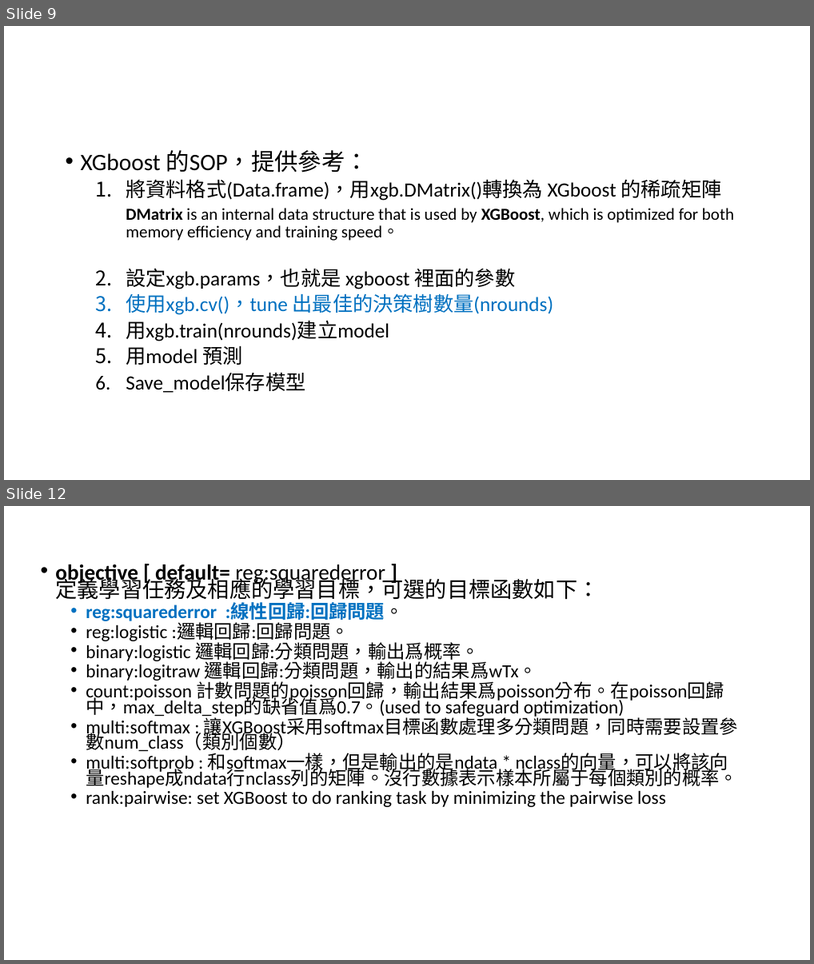
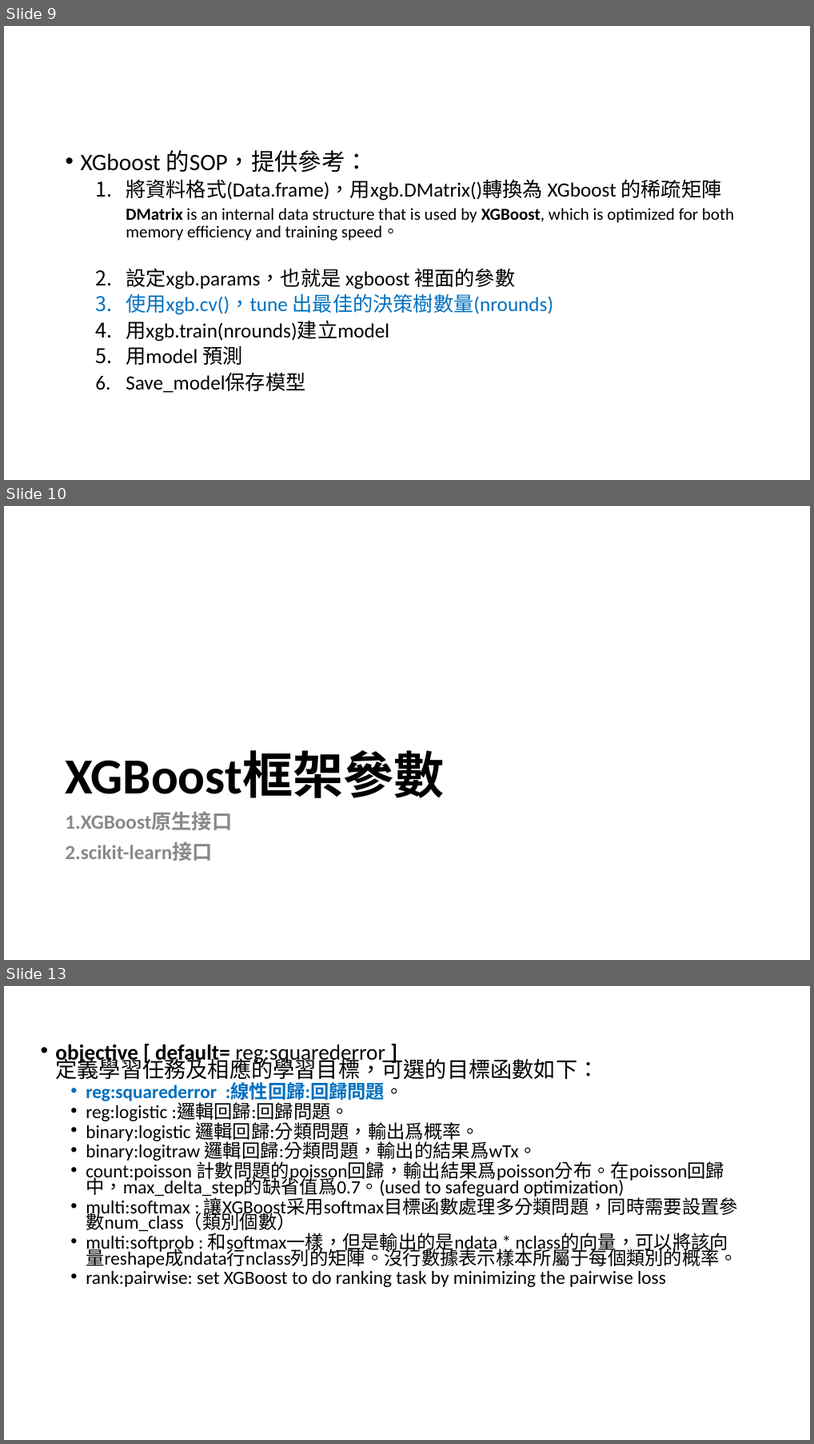
Before and after one commit to lokcyi/AI, a slide deck: ClassMaterial/20210308/XGBoost介紹.ppt. Shown one above the other, each under a label of ours: slides 9 and 12 before the commit, slides 9, 10 and 13 after it; the slides between them are not shown. The pictures are 814x964 and 814x1444 pixels, drawn with LibreOffice and Linux fonts; fonts in the diff are those of the drawing. Boxes give left, top, right and bottom in pixels: in the first picture for what was removed or moved away, otherwise in the second. Text is boxed around its words. In the diff, an @@ line names an element or a change of style, - is before the commit and + after.

```diff
--- a/ClassMaterial/20210308/XGBoost介紹.ppt
+++ b/ClassMaterial/20210308/XGBoost介紹.ppt
@@ slide 10 added at box(4, 506, 810, 960), background #FFFFFF @@
@@ title added at box(65, 752, 444, 798), 60 pt, text #000000, bold @@
+XGBoost框架參數
@@ text added at box(65, 812, 232, 860), 24 pt, text #898989, bold @@
+1.XGBoost原生接口
+2.scikit-learn接口
@@ what was slide 12 is now slide 13 @@
```
Also in this commit, not shown: 11 slides changed, 1 other slide added, 4 other files.
